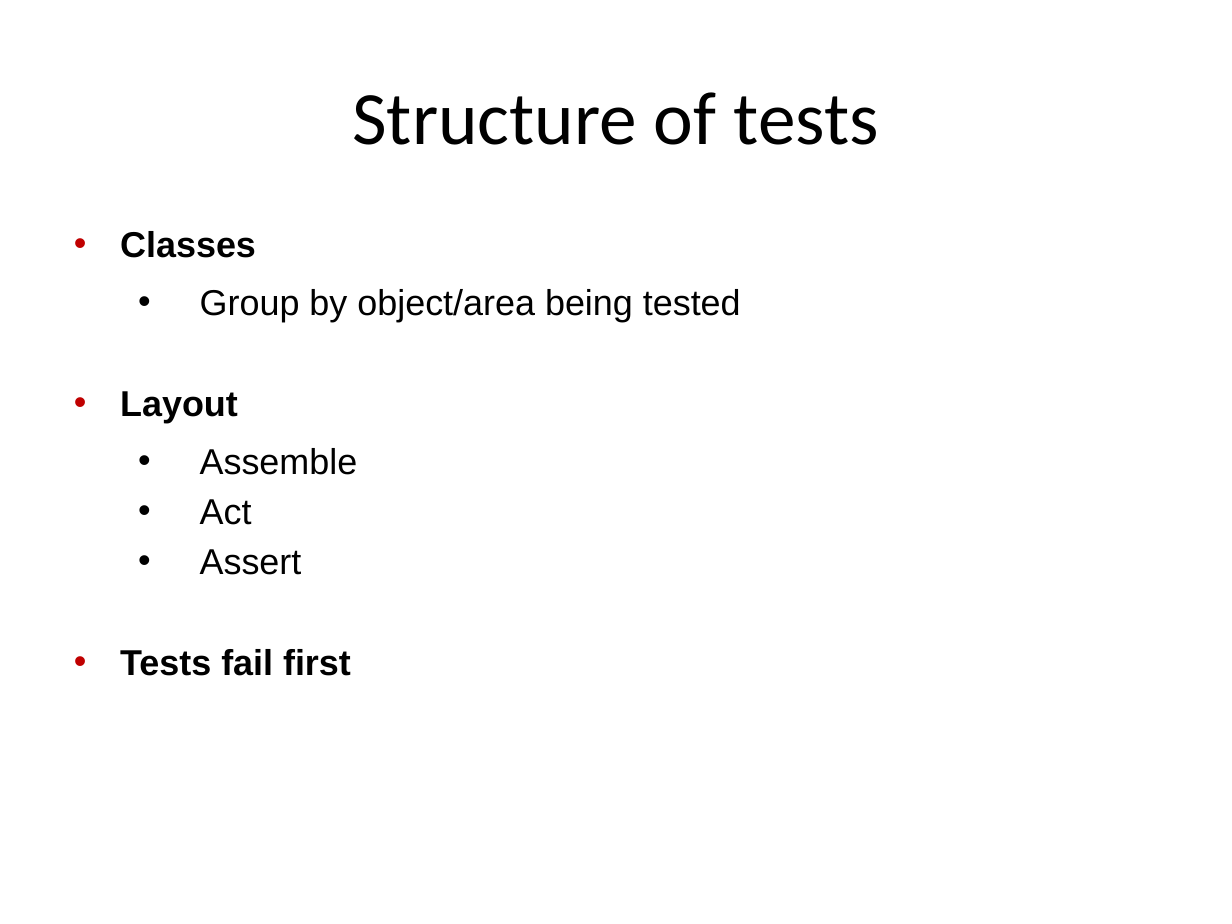
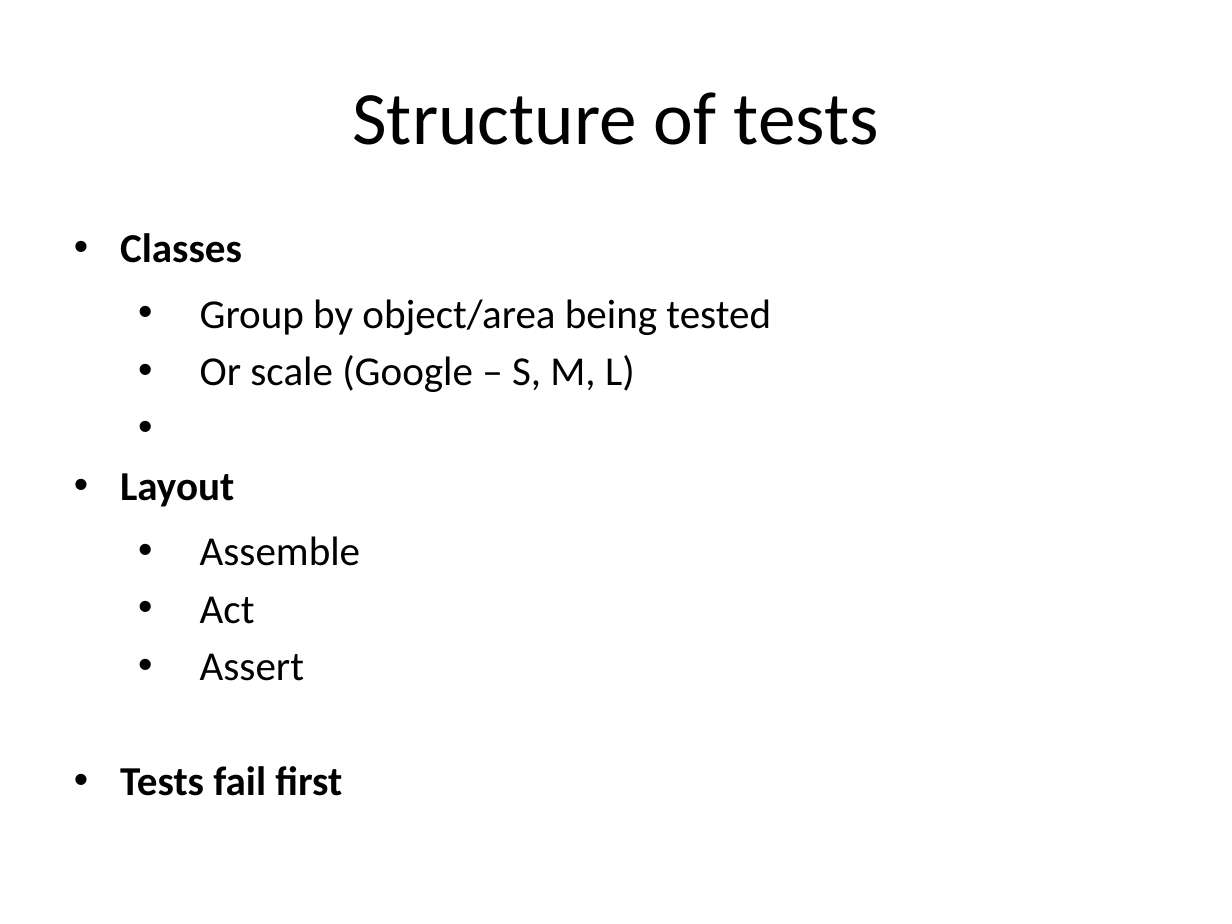
Before and after one commit to way0utwest/UnitTestingTSQL, a slide deck: slide 11 of UnitTestingTSQL.pptx. Drawn at 1232x924 pixels with LibreOffice and Linux fonts; fonts in the diff are those of the drawing. Boxes give left, top, right and bottom in pixels: in the first picture for what was removed or moved away, otherwise in the second. Text is boxed around its words. In the diff, an @@ line names an element or a change of style, - is before the commit and + after.

Commit message:
First complete draft of talk

```diff
--- a/UnitTestingTSQL.pptx
+++ b/UnitTestingTSQL.pptx
@@ text at (x1=120, y1=233, x2=771, y2=796): size 21 to 24 pt, font Arial to Calibri in "Classes", "Group by object/area being tested", "Layout", "Assemble" and 3 more places @@
@@ text at (x1=200, y1=355, x2=635, y2=392): paragraph added @@
+  • Or scale (Google – S, M, L)
```
Also in this commit, not shown: 6 other slides changed, 2 slides added, 6 slides removed, 10 other files.
